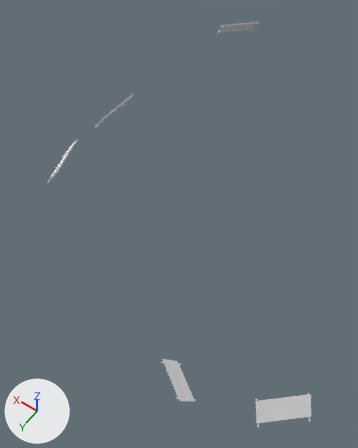
The FBX model csgo_addons/surf_castle/models/ramps/mini/mini.fbx: old version first, new version second.
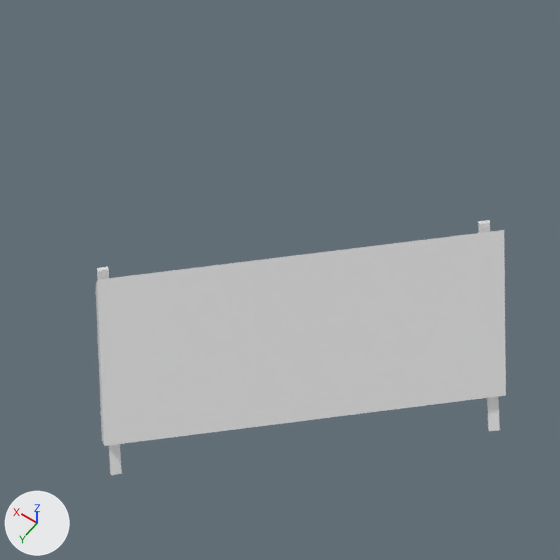
The first picture shows the older version from a camera (50 mm lens) standing at (-2.0, 82.5, 73.9) and looking at (32.9, 33.7, -2.8). The close-ups show both versions on the part from 68% to 89% of the width and 81% to 98% of the height of that picture; other places that the commit changed are outside them. The lights are fixed; the arrows at lower left show +X, +Y and +Z. Where no turn or scale is listed for an object, it has been applied to the vertices.

Names of what the first close-up shows: 'lev_ramp.033', 'prop_static_27561.002'.
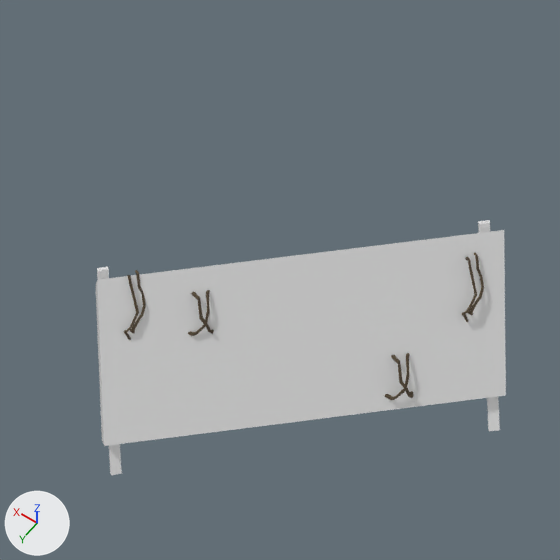
Scene script edits in JSON lines:
```json
{"op": "add", "block": "img_ulztacqs_2k_albedo_jpg", "code": ["img_ulztacqs_2k_albedo_jpg = load_image('ulztacqs_2K_Albedo.jpg', '../../../materials/rope/ulztacqs_2K_Albedo.jpg', 256, 2048, 'sRGB')"]}
{"op": "add", "block": "img_ulztacqs_2k_roughness_jpg", "code": ["img_ulztacqs_2k_roughness_jpg = load_image('ulztacqs_2K_Roughness.jpg', '../../../materials/rope/ulztacqs_2K_Roughness.jpg', 256, 2048, 'Non-Color')"]}
{"op": "add", "block": "mat_rope", "code": ["mat_rope = bpy.data.materials.new('Rope')", "# uses the picture img_ulztacqs_2k_albedo_jpg", "# uses the picture img_ulztacqs_2k_roughness_jpg"]}
{"op": "add", "block": "me_cylinder_051", "code": ["me_cylinder_051 = bpy.data.meshes.new('Cylinder.051')", "me_cylinder_051.from_pydata(...)  # 914 vertices, 912 faces; spans x -6.05..0.38, y -5.24..0.52, z -2.42..0.71", "me_cylinder_051.materials.append(mat_rope)"]}
{"op": "add", "block": "ob_cylinder_008", "code": ["ob_cylinder_008 = bpy.data.objects.new('Cylinder.008', me_cylinder_051)", "ob_cylinder_008.location = (2.63, 53.78, -5.75)"]}
```

Pixel boxes (x1, y1, x2, y2) of what changed, in the close-ups (560 x 560 px):
```json
{"object": "Cylinder.008", "change": "added", "after": [124, 253, 484, 400]}
```
